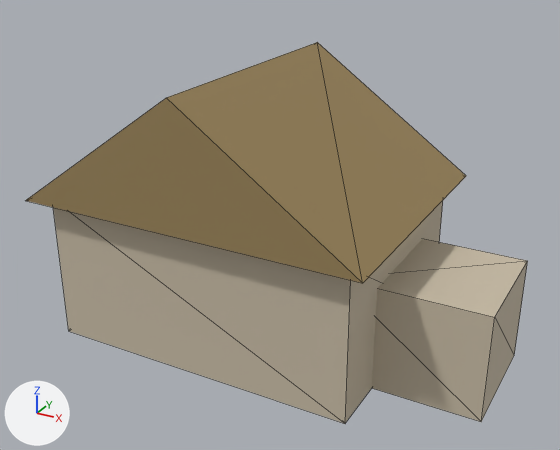
The glTF model assets/map3d_houses/cottage_b.glb, before and after one commit.
Both versions are drawn from a 50 mm camera at (6.05, -11.47, 7.84) aimed at (-0.09, -0.3, 2.26). Every picture has the same lights, and +X, +Y and +Z are marked at lower left. The older version comes first. Mesh edges are drawn as thin lines. Vertices at exactly the same position are counted once.

The first picture shows 'cottage_b'.
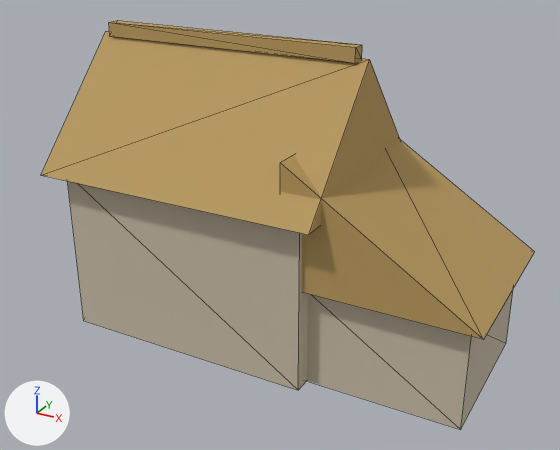
Changed parts and their boxes [x1, y1, x2, y2] in the pictures (560 x 450 px):
'cottage_b', recoloured, reshaped (7% taller)
    before: [26, 42, 528, 424]
    after: [41, 20, 534, 430]
part 1 of me_cube, added (beige)
    after: [67, 181, 308, 390]
part 2 of me_cube, added (beige)
    after: [307, 290, 513, 430]
part 3 of me_cube, added (orange)
    after: [109, 20, 362, 63]
part 4 of me_cube, rebuilt (18% narrower, 15% shorter)
    before: [26, 42, 466, 283]
    after: [41, 31, 400, 235]
part 5 of me_cube, deleted (beige)
    before: [53, 201, 443, 424]
part 6 of me_cube, deleted (beige)
    before: [372, 239, 528, 422]
part 7 of me_cube, added (orange)
    after: [280, 140, 534, 340]

Patch to the scene script:
```diff
--- a/assets/map3d_houses/cottage_b.glb.py
+++ b/assets/map3d_houses/cottage_b.glb.py
@@ mat_roof @@
 mat_roof = principled_material('roof')
-mat_roof.base_color = (0.323, 0.231, 0.0999)  # brown #9a8459
+mat_roof.base_color = (0.485, 0.323, 0.112)  # orange #b99a5e
 mat_roof.roughness = 0.85
@@ me_cube @@
 # used by ob_cottage_b; location = (0.0, 0.0, 0.0)
 # verts and faces of me_cube; kept vertices keep their numbers, new ones are numbered from 22
-me_cube.from_pydata(...)  # 22 vertices, 32 faces; spans x -4.0..4.0, y -2.49..2.49, z 0.0..4.98
+me_cube.from_pydata(...)  # 44 vertices, 64 faces; spans x -4.0..4.0, y -2.06..2.06, z 0.0..5.5
+# me_cube part 1: a new loose piece, a box spanning x -3.69..1.05, y -1.75..1.75, z 0.0..3.08, in mat_wall (beige #c8bca6)
+# me_cube part 2: a new loose piece, a box spanning x 0.9..3.77, y -1.43..1.43, z 0.0..1.85, in mat_wall (beige #c8bca6)
+# me_cube part 3: a new loose piece, a box spanning x -3.81..1.17, y -0.12..0.12, z 5.25..5.5, in mat_roof (orange #b99a5e)
+# me_cube part 4: the loose piece of 6 vertices spanning x -4.0..2.43, y -2.49..2.49, z 2.74..4.98 is rebuilt with 6 vertices and now spans x -4.0..1.36, y -2.06..2.06, z 3.08..5.31
+# me_cube part 5: the loose piece of 8 vertices spanning x -3.68..2.12, y -2.17..2.17, z 0.0..2.74 is deleted
+# me_cube part 6: the loose piece of 8 vertices spanning x 1.39..4.0, y -1.09..1.09, z 0.0..1.92 is deleted
+# me_cube part 7
+verts[22] = (4.0, -1.67, 1.85)  # pixel (483, 339)
+verts[23] = (0.66, -1.67, 1.85)
+verts[24] = (0.66, -1.67, 3.97)  # pixel (280, 162)
+for new, old in zip([25, 26, 27], [22, 23, 24]): verts[new] = verts[old] + (0.0, 3.34, 0.0)
+faces += [(22, 23, 26), (22, 26, 25), (23, 24, 27), (23, 27, 26), (22, 25, 27), (22, 27, 24)]  # mat_roof (orange #b99a5e)
+faces += [(22, 24, 23), (25, 26, 27)]  # mat_roof (orange #b99a5e)
+# other edits to the shape of me_cube do not show in these pictures
 me_cube.materials.append(mat_wall)
```
